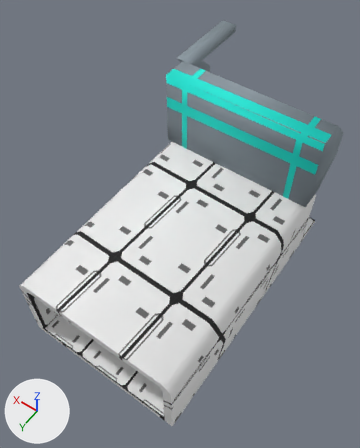
The FBX model GraduationGame unity/3DAssets/040_model/030_sets/BuildingBlogs/Live/BackGround.fbx: old version first, new version second.
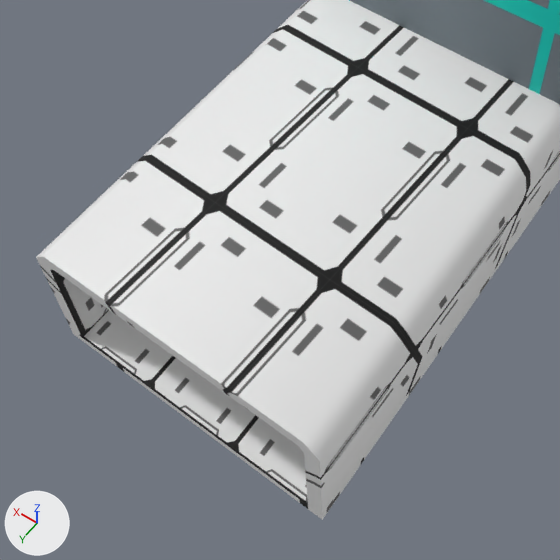
Each version is shown whole from a camera (50 mm lens) standing at (-0.0597, 0.1397, 0.1648) and looking at (0.0044, 0.05, 0.0237), then close up on the part from 0% to 83% of the width and 33% to 100% of the height. Arrows for +X, +Y and +Z are at lower left; the lights stay in place. Where no turn or scale is listed for an object, it has been applied to the vertices. Vertices at the same position are counted once.

Objects in the first close-up: 'geo1'.
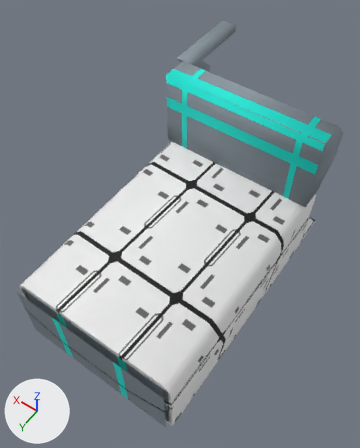
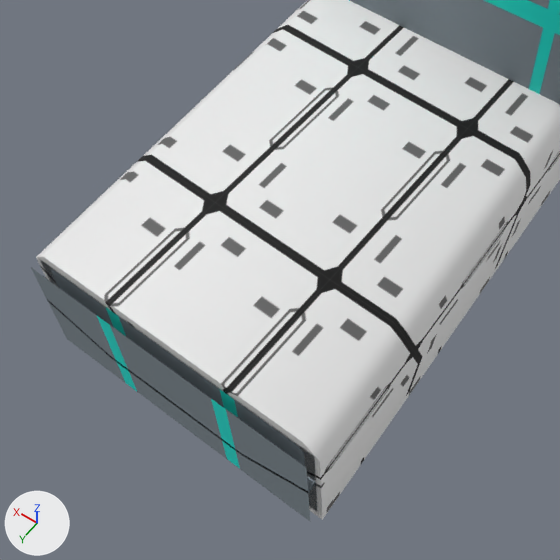
Commit message: update 2 Models "BackGround"

Pixel boxes (x1, y1, x2, y2) of what changed, in the close-ups (560 x 560 px):
'geo1', reshaped
    before: (36, 0, 560, 520)
    after: (31, 0, 560, 521)
part 1 of me_geo1, added
    after: (31, 261, 316, 493)
part 2 of me_geo1, added
    after: (47, 299, 317, 521)

Diff of the bpy script that builds the scene:
```diff
--- a/GraduationGame unity/3DAssets/040_model/030_sets/BuildingBlogs/Live/BackGround.fbx.py
+++ b/GraduationGame unity/3DAssets/040_model/030_sets/BuildingBlogs/Live/BackGround.fbx.py
@@ me_geo1 @@
 me_geo1.from_pydata(...)  # 181 vertices, 150 faces; spans x -0.03..0.033, y -0.0189..0.1023, z -0.006..0.06
 # used by ob_geo1; location = (0.0, 0.0, 0.0)
+# me_geo1 part 1: the loose piece of 36 vertices spanning x -0.029..0.029, y 0.0143..0.0163, z 0.017..0.035 is copied, and the copy is moved by (0.0, 0.088, -0.0075); it spans x -0.029..0.029, y 0.1023..0.1043, z 0.0095..0.0275
+# me_geo1 part 2: the loose piece of 36 vertices spanning x -0.029..0.029, y 0.0143..0.0163, z -0.006..0.01 is copied, and the copy is moved by (0.0, 0.088, 0.0065); it spans x -0.029..0.029, y 0.1023..0.1043, z 0.0005..0.0165
 me_geo1.materials.append(mat_tunnel)
```
